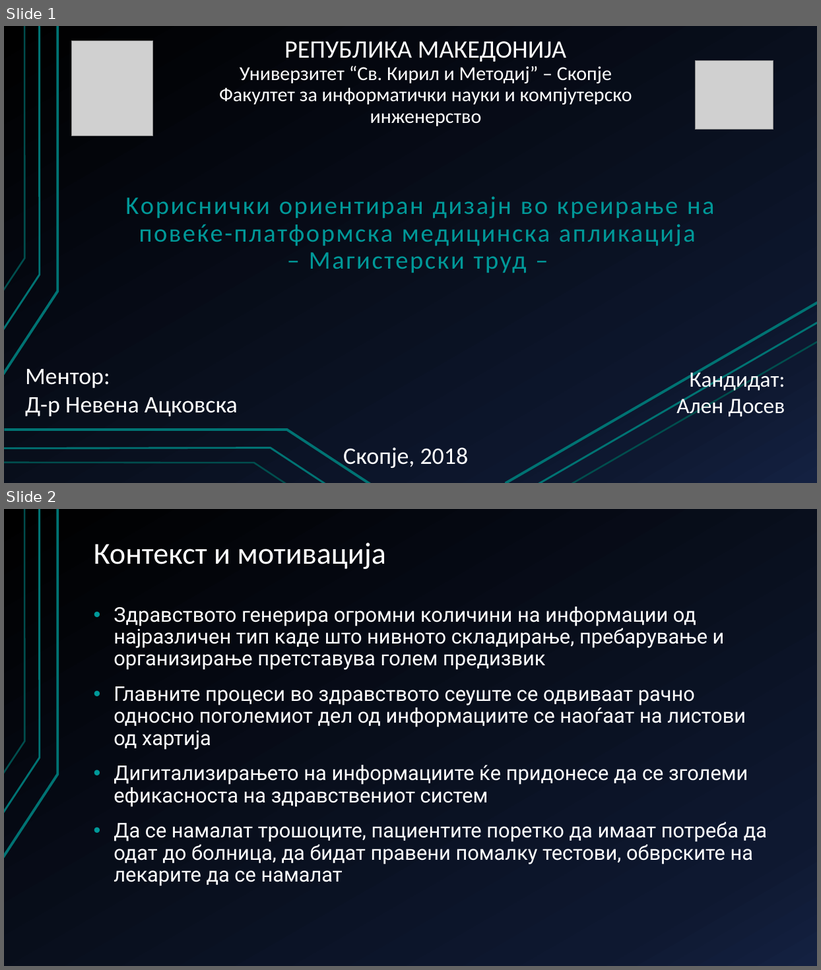
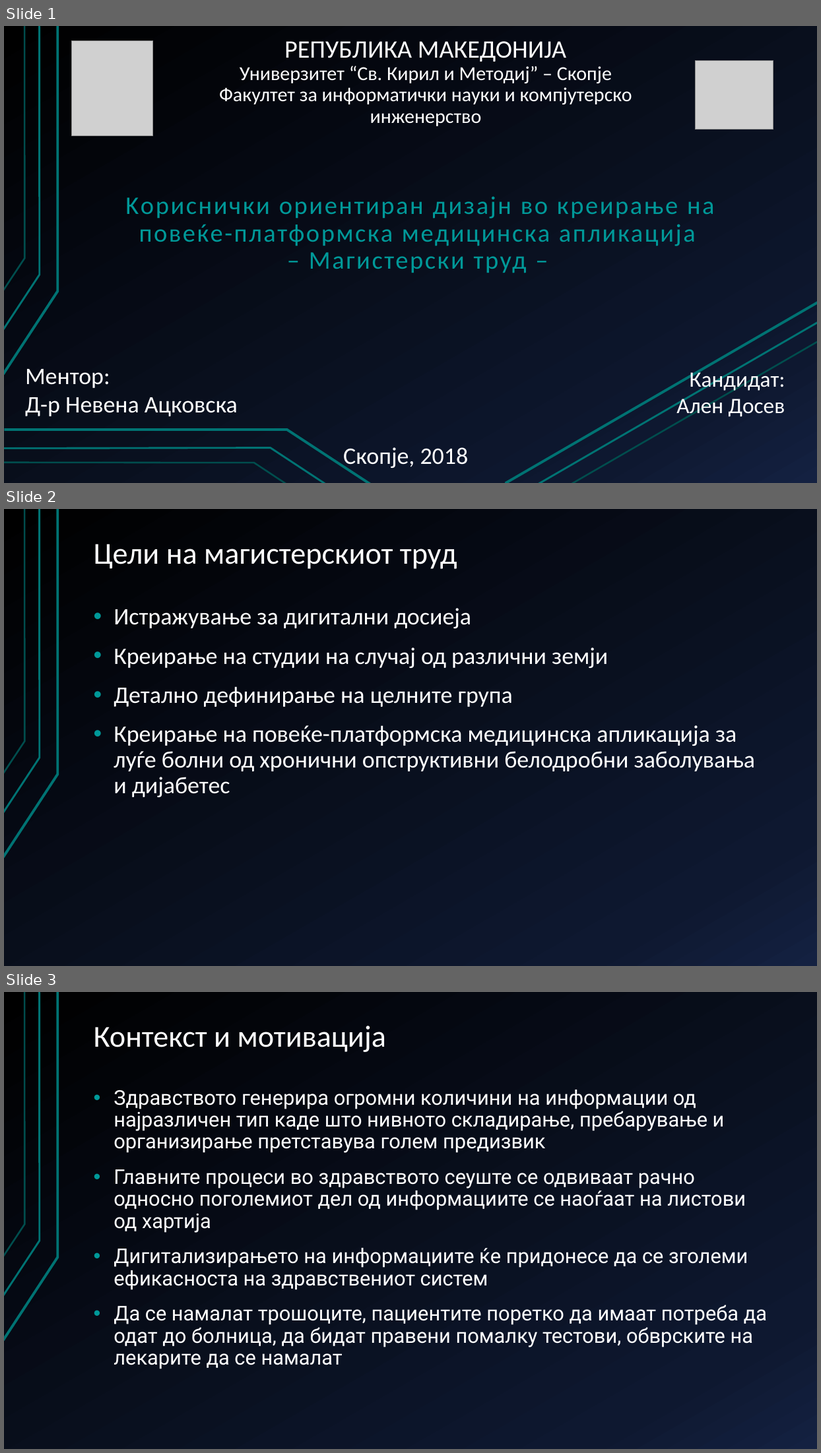
Before and after one commit to AlenDosev/Master, a slide deck: Master.pptx. Shown one above the other, each under a label of ours: slides 1 and 2 before the commit, slides 1, 2 and 3 after it. The pictures are 821x970 and 821x1453 pixels, drawn with LibreOffice and Linux fonts; fonts in the diff are those of the drawing; grey boxes stand for pictures. Boxes give left, top, right and bottom in pixels: in the first picture for what was removed or moved away, otherwise in the second. Text is boxed around its words. In the diff, an @@ line names an element or a change of style, - is before the commit and + after.

```diff
--- a/Master.pptx
+++ b/Master.pptx
@@ slide 2 added at <box>4,509,817,966</box>, background gradient #000000 to #0F1931 to #142242; not listed: 3 template elements that a slide beside it also shows @@
@@ title added at <box>94,544,457,569</box>, 36 pt, text #FFFFFF @@
+Цели на магистерскиот труд
@@ text added at <box>114,608,756,797</box>, 28 pt, text #FFFFFF @@
+• Истражување за дигитални досиеја
+• Креирање на студии на случај од различни земји
+• Детално дефинирање на целните група
+• Креирање на повеќе-платформска медицинска апликација за луѓе болни од хронични опструктивни белодробни заболувања и дијабетес
@@ what was slide 2 is now slide 3 @@
```
Also in this commit, not shown: 3 other slides added.
